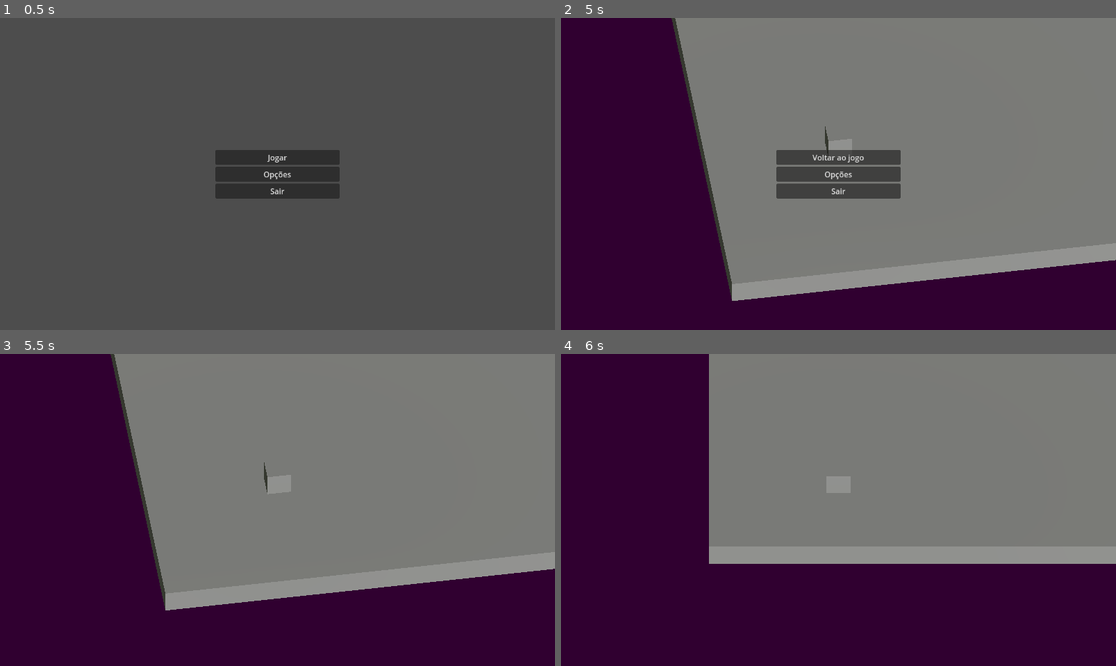
Above: before the commit, frames 1-4 (two rows, left to right).
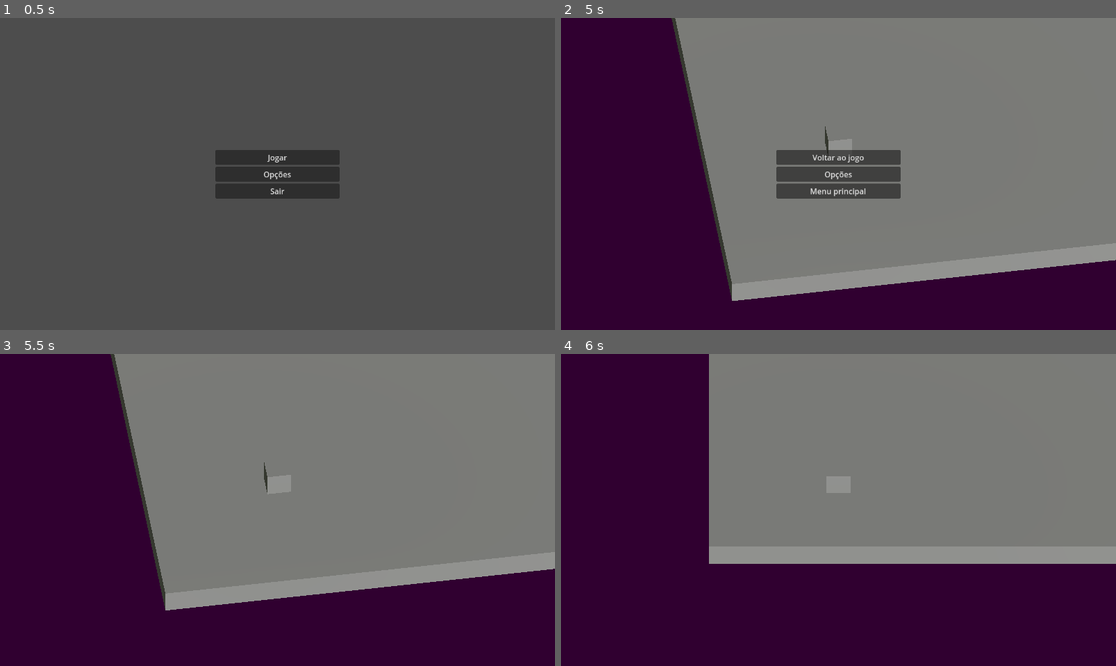
Above: after the commit, the same moments.

Repository: FellowshipOfTheGame/Hotel-Ponte-Negra
Game: Godot game, scene res://scenes/menus/menuPrincipal.tscn
Two runs of this game, one before a commit and one after it. Both use one fixed random seed, a clock stepped at 60 frames per second and the inputs below.
Inputs (mouse positions are in pixels of both pictures, inside the frame that each line leads up to):
- Up to frame 1 (0.5 s): no input
- Up to frame 2 (5 s): click "Jogar" at 0.5 s; tap Enter at 1.25, 2.75, 4.25 s; move the mouse to (866, 174) at 1.27 s; hold Up (ui_up) from 1.28 s (still down); tap Space at 2, 3.5 s; move the mouse to (810, 174) at 2.02 s; move the mouse to (849, 167) at 2.77 s; move the mouse to (832, 180) at 3.52 s; move the mouse to (877, 177) at 4.27 s; tap Escape (ui_cancel) at 4.9 s
- Up to frame 3 (5.5 s): release Up (ui_up) at 5 s; click "Voltar ao jogo" at 5 s
- Up to frame 4 (6 s): tap Space at 5.75 s; move the mouse to (794, 506) at 5.77 s; hold Up (ui_up) from 5.78 s (still down)

Frame 1 is identical in both runs. In frame 2, 0.1% of the frame differs, in the area x 44-55%, y 54-58%; in frame 3, less than 0.1%; in frame 4, less than 0.1%.

Commit message:
menu de pausa

Diff:
--- a/project.godot
+++ b/project.godot
@@ -12,7 +12,7 @@
 
 config/name="Hotel Ponte Negra (4.4)"
 run/main_scene="uid://cp6aq6jmvtkos"
-config/features=PackedStringArray("4.5", "Forward Plus")
+config/features=PackedStringArray("4.4", "Forward Plus")
 config/icon="res://icon.svg"
 
 [dotnet]
--- a/scenes/base.tscn
+++ b/scenes/base.tscn
@@ -13,14 +13,17 @@
 [node name="Node3D" type="Node3D"]
 script = ExtResource("1_baglu")
 
+[node name="MenuPausa" parent="." instance=ExtResource("3_t45w4")]
+visible = false
+
 [node name="Node3D" parent="." instance=ExtResource("1_pvqg0")]
-transform = Transform3D(1, 0, 0, 0, 1, 0, 0, 0, 1, -19.563103, -0.24095666, -16.720064)
+transform = Transform3D(1, 0, 0, 0, 1, 0, 0, 0, 1, -19.5631, -0.240957, -16.7201)
 
 [node name="Camera3D" type="Camera3D" parent="."]
 transform = Transform3D(1, 0, 0, 0, 0.707107, 0.707107, 0, -0.707107, 0.707107, 0, 10, 30)
 
 [node name="CSGBox3D" type="CSGBox3D" parent="."]
-transform = Transform3D(1, 0, 0, 0, 1, 0, 0, 0, 1, 0.027899265, -1.395859, 0.5424385)
+transform = Transform3D(1, 0, 0, 0, 1, 0, 0, 0, 1, 0.0278993, -1.39586, 0.542439)
 use_collision = true
 size = Vector3(50, 1, 50)
 
@@ -29,6 +32,3 @@
 
 [node name="WorldEnvironment" type="WorldEnvironment" parent="."]
 environment = SubResource("Environment_pvqg0")
-
-[node name="MenuPausa" parent="." instance=ExtResource("3_t45w4")]
-visible = false
--- a/scenes/menus/menuPausa.tscn
+++ b/scenes/menus/menuPausa.tscn
@@ -36,13 +36,13 @@
 [node name="Opcoes" type="Button" parent="Container"]
 layout_mode = 2
 focus_neighbor_top = NodePath("../Voltar ao jogo")
-focus_neighbor_bottom = NodePath("../Sair")
+focus_neighbor_bottom = NodePath("../Menu principal")
 text = "Opções"
 
-[node name="Sair" type="Button" parent="Container"]
+[node name="Menu principal" type="Button" parent="Container"]
 layout_mode = 2
 focus_neighbor_top = NodePath("../Opcoes")
-text = "Sair"
+text = "Menu principal"
 
-[connection signal="pressed" from="Container/Voltar ao jogo" to="." method="_on_jogar_pressed"]
-[connection signal="pressed" from="Container/Sair" to="." method="_on_sair_pressed"]
+[connection signal="pressed" from="Container/Voltar ao jogo" to="." method="_on_voltar_pressed"]
+[connection signal="pressed" from="Container/Menu principal" to="." method="_on_menu_pressed"]
--- a/scripts/menuPausa.gd
+++ b/scripts/menuPausa.gd
@@ -1,13 +1,13 @@
 extends Control
 
 
-func _on_jogar_pressed() -> void:
+func _on_voltar_pressed() -> void:
 	get_tree().paused=false
 	self.visible=false
 	Input.set_mouse_mode(Input.MOUSE_MODE_CAPTURED)
 
 
 
-func _on_sair_pressed() -> void:
+func _on_menu_pressed() -> void:
 	get_tree().paused=false
 	get_tree().change_scene_to_file("res://scenes/menus/menuPrincipal.tscn")
